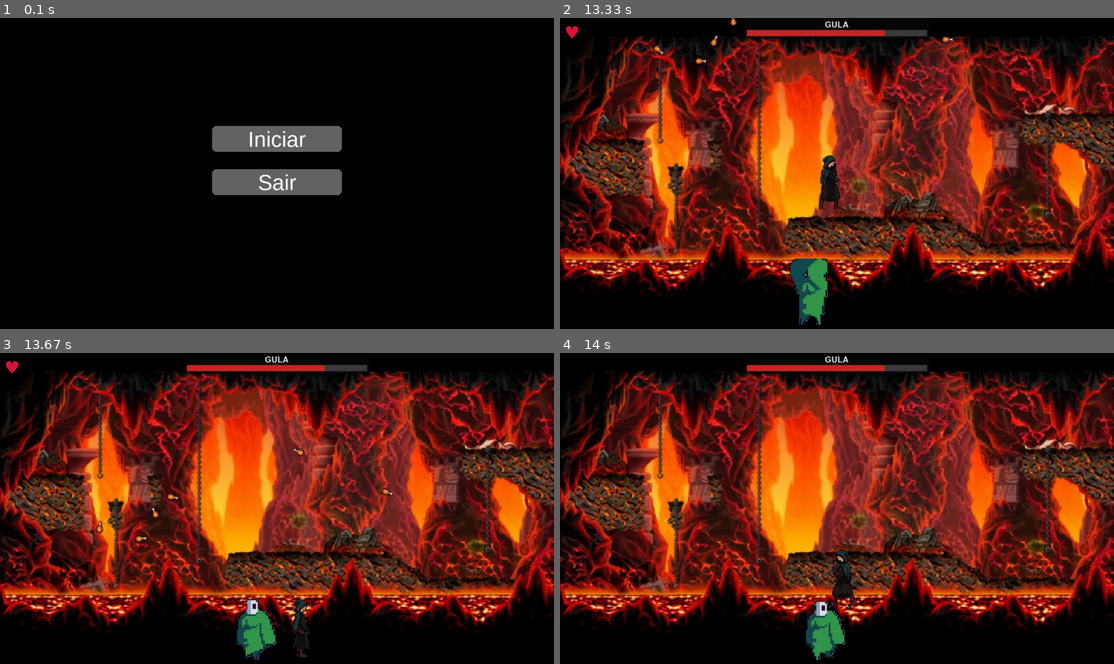
Above: before the commit, frames 1-4 (two rows, left to right).
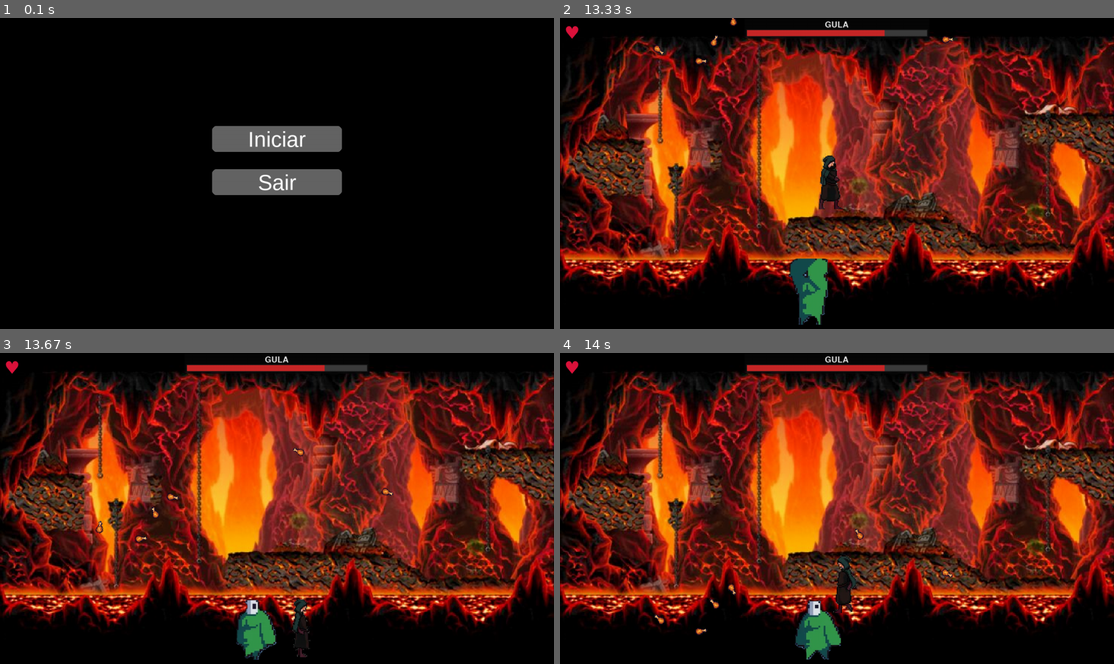
Above: after the commit, the same moments.

Repository: LucasEntringer/projeto_pygame
Game: pygame game, started from jogo.py
Two runs of this game, one before a commit and one after it. Both use one fixed random seed, a clock stepped at 60 frames per second and the inputs below.
Inputs (mouse positions are in pixels of both pictures, inside the frame that each line leads up to):
- Up to frame 1 (0.1 s): no input
- Up to frame 2 (13.33 s): click "Iniciar" at 0.38 s; hold Left 0.67-1.2 s; move the mouse to (825, 210) at 0.7 s; hold Left 1.23-1.63 s; tap Space at 1.3, 1.6, 1.73, 2.03, 2.4, 2.7, 2.9, 3.2, 3.4, 3.7, 4.23, 4.53, 5.23, 5.53, 5.9, 6.2, 6.4, 6.7, 6.9, 7.2, 7.4, 7.7, 7.97, 8.27, 8.4, 8.7, 9.07, 9.37, 9.57, 9.87, 10.07, 10.37, 10.57, 10.87, 11.13, 11.43, 11.57, 11.87, 12.23, 12.53, 12.73, 13.03, 13.23 s; hold Right 1.67-2.3 s; hold Left 2.33-2.8 s; hold Right 2.83-3.3 s; hold Right 3.33-3.8 s; tap Z at 3.83, 5.32, 6.98, 8.48, 10.15, 11.65, 13.32 s; hold Left 4.17-4.7 s; hold Right 5.17-5.8 s; hold Left 5.83-6.3 s; hold Right 6.33-6.8 s; hold Right 6.83-7.3 s; hold Left 7.33-7.87 s; hold Left 7.9-8.3 s; hold Right 8.33-8.97 s; hold Left 9-9.47 s; hold Right 9.5-9.97 s; hold Right 10-10.47 s; hold Left 10.5-11.03 s; hold Left 11.07-11.47 s; hold Right 11.5-12.13 s; hold Left 12.17-12.63 s; hold Right 12.67-13.13 s; hold Right from 13.17 s (still down)
- Up to frame 3 (13.67 s): tap Space at 13.53 s; release Right at 13.63 s
- Up to frame 4 (14 s): hold Left from 13.67 s (still down); tap Space at 13.73 s

Frames 1-3 are identical in both runs. In frame 4, 1.5% of the frame differs, in the area x 1-71%, y 2-99%.

Commit message:
Adicionando uma tela de game over, porém ainda falta chama-la dentro de game_screen

Diff:
--- a/config.py
+++ b/config.py
@@ -20,3 +20,4 @@
 MENU_STATE=0
 GAME_STATE=1
 EXIT_STATE=2
+GAME_OVER_STATE=3
--- a/jogo.py
+++ b/jogo.py
@@ -1,6 +1,6 @@
 import pygame
 import os
-from config import LARGURA, ALTURA, FPS, IMG_DIR, SND_DIR, MENU_STATE, GAME_STATE, EXIT_STATE
+from config import LARGURA, ALTURA, FPS, IMG_DIR, SND_DIR, MENU_STATE, GAME_STATE, EXIT_STATE, GAME_OVER_STATE
 from assets import load_assets
 from ira import BossIra
 from classes import Dante
@@ -198,6 +198,11 @@
                 pass
             gula = None
 
+        if dante.lives<=0:
+            running = False
+
+            return GAME_OVER_STATE
+
         if bg:
             window.blit(bg, (0, 0))
         else:
@@ -261,6 +266,36 @@
         pygame.display.flip()
     return MENU_STATE
 
+def game_over_screen(window, clock, assets):
+    font_titulo = pygame.font.SysFont("Arial", 70)
+    font_instrucao = pygame.font.SysFont("Arial", 30)
+    VERMELHO = (200, 0, 0)
+    BRANCO = (255, 255, 255)
+    PRETO = (0, 0, 0)
+
+    running_game_over = True
+    while running_game_over:
+        clock.tick(FPS)
+
+    for event in pygame.event.get():
+            if event.type == pygame.QUIT:
+                return EXIT_STATE
+            if event.type == pygame.KEYDOWN:
+                if event.key == pygame.K_ESCAPE:
+                    return MENU_STATE
+
+    window.fill(PRETO)
+
+    text_go = font_titulo.render("GAME OVER", True, VERMELHO)
+    text_go_rect = text_go.get_rect(center=(LARGURA // 2, ALTURA // 2 - 50))
+    window.blit(text_go, text_go_rect)
+
+    text_inst = font_instrucao.render("Pressione ESC para voltar ao Menu", True, BRANCO)
+    text_inst_rect = text_inst.get_rect(center=(LARGURA // 2, ALTURA // 2 + 50))
+    window.blit(text_inst, text_inst_rect)
+
+    pygame.display.flip()
+
 def main():
     pygame.init()
     pygame.mixer.init()
@@ -284,6 +319,9 @@
             # Chama a função do jogo (seu código original)
             current_state = game_screen(window, clock, assets)
 
+        elif current_state == GAME_OVER_STATE:
+            current_state == game_over_screen(window, clock, assets)
+
     pygame.quit()
 
 if __name__ == "__main__":
